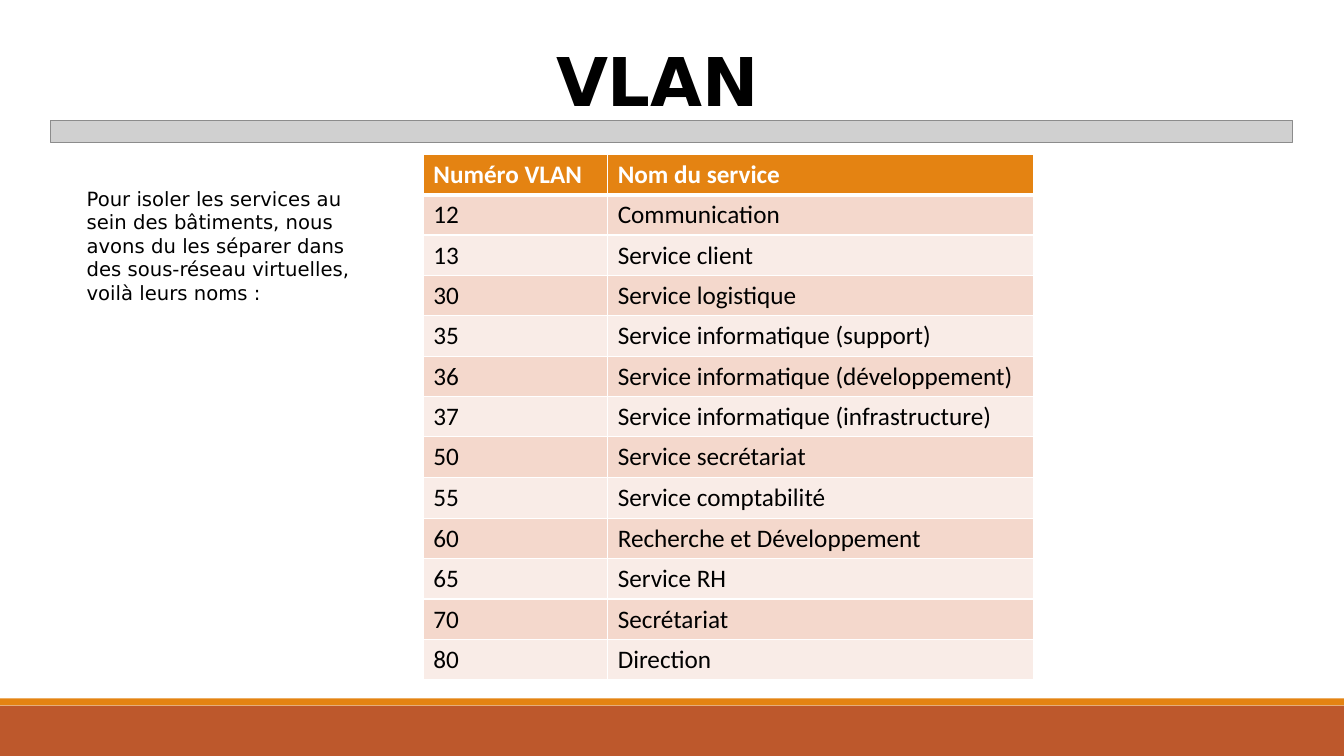
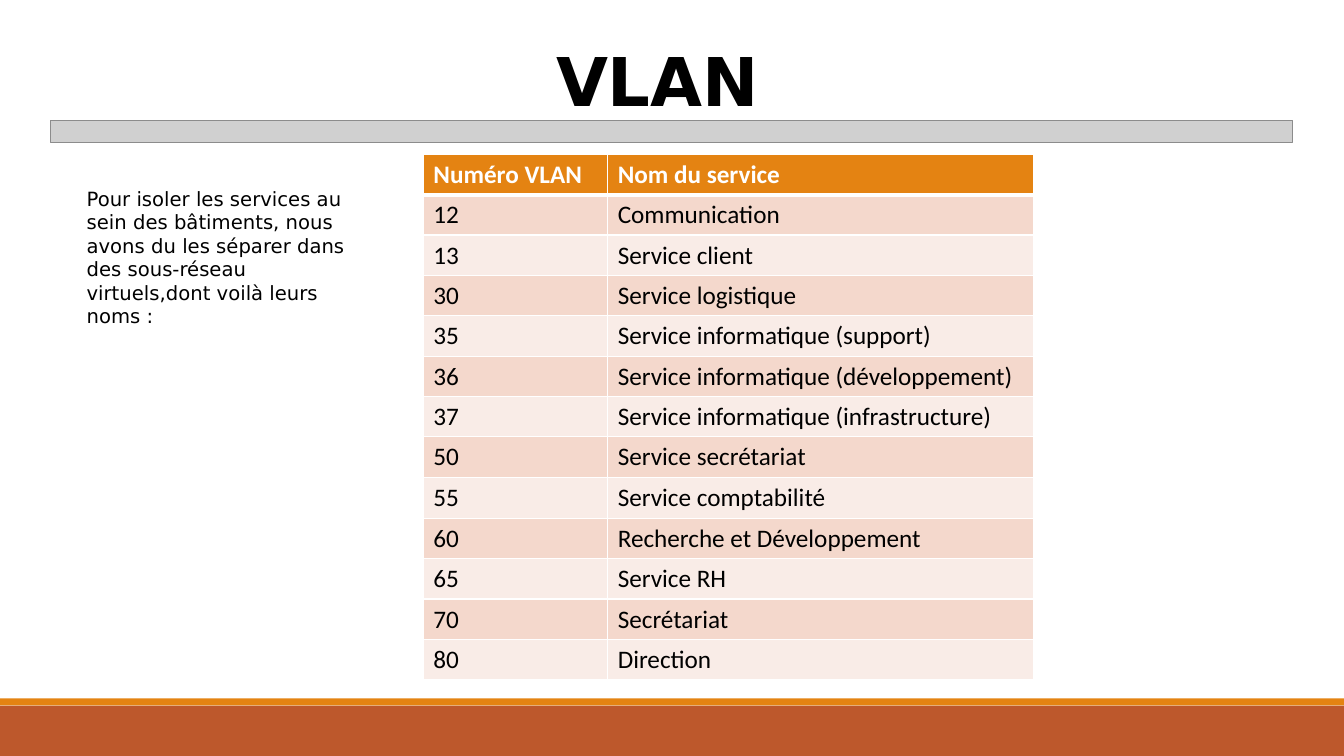
Before and after one commit to exiarobin/Projet-Architecture-Reseau, a slide deck: slide 7 of présentation Projet.pptx. Drawn at 1344x756 pixels with LibreOffice and Linux fonts; fonts in the diff are those of the drawing; grey boxes stand for pictures. Boxes give left, top, right and bottom in pixels: in the first picture for what was removed or moved away, otherwise in the second. Text is boxed around its words. In the diff, an @@ line names an element or a change of style, - is before the commit and + after.

```diff
--- a/présentation Projet.pptx
+++ b/présentation Projet.pptx
@@ text at (x1=87, y1=191, x2=344, y2=324): text changed @@
-Pour isoler les services au sein des bâtiments, nous avons du les séparer dans des sous-réseau virtuelles, voilà leurs noms :
+Pour isoler les services au sein des bâtiments, nous avons du les séparer dans des sous-réseau virtuels,dont voilà leurs noms :
```
Also in this commit, not shown: 7 other slides changed.
